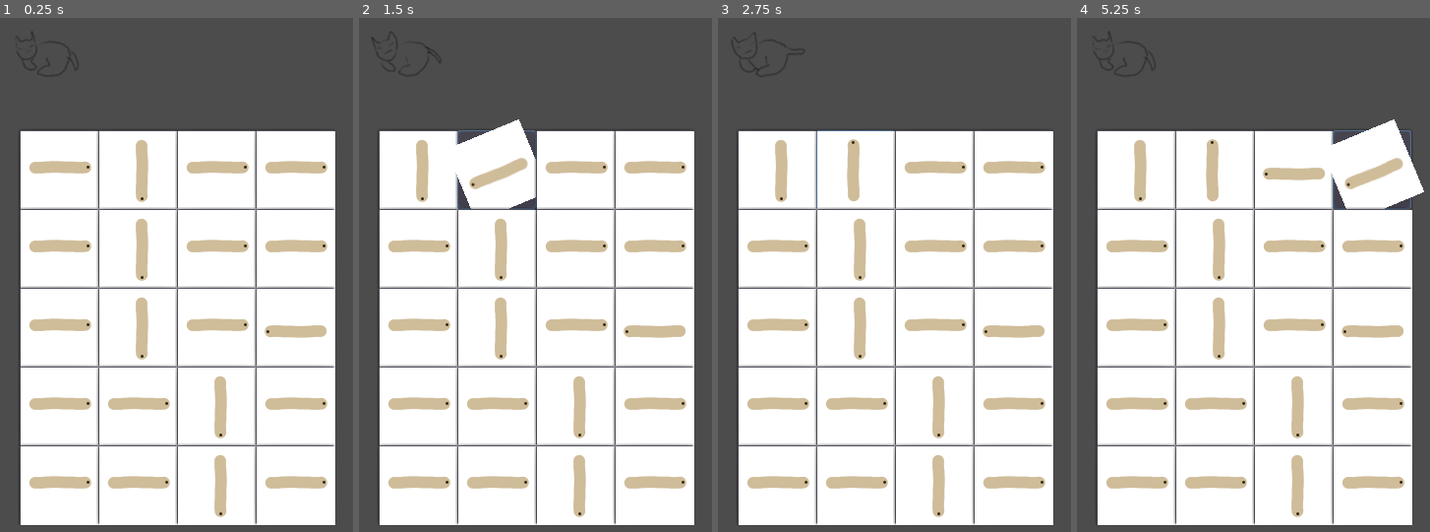
Above: before the commit, frames 1-4 (left to right).
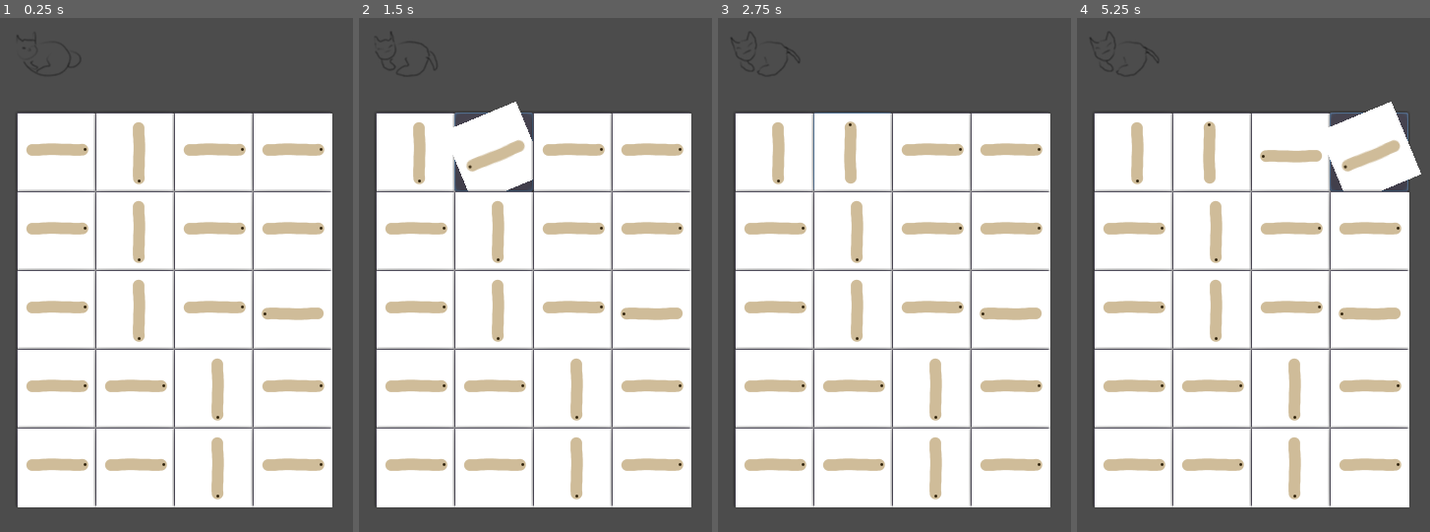
Above: after the commit, the same moments.

Repository: khajer/pipe-game
Game: Godot game, scene res://scenes/Play.tscn
The game is run twice, just before and just after one commit, with the same random seed, the same clock (stepped at 60 frames per second) and the same inputs.
Inputs (mouse positions are in pixels of both pictures, inside the frame that each line leads up to; where the layout moved, square brackets give the same spot in the first picture):
- Up to frame 1 (0.25 s): no input
- Up to frame 2 (1.5 s): click (415, 151) [419, 172] at 0.5 s; click (496, 172) at 1.27 s
- Up to frame 3 (2.75 s): click (852, 151) at 2.02 s
- Up to frame 4 (5.25 s): click (1292, 172) at 2.77 s; click (1288, 151) at 3.52 s; click (1373, 172) at 4.27 s; click (1369, 151) at 5.02 s

The runs differ from the first frame. In frame 1, 29% of the frame differs, in the area x 5-95%, y 2-99%; in frame 2, 29%, in the area x 3-95%, y 3-99%; in frame 3, 28%; in frame 4, 28%.

Commit message:
add new block when block destroy

Diff:
--- a/scenes/BtnBlock.gd
+++ b/scenes/BtnBlock.gd
@@ -29,7 +29,6 @@
 		rotate_block_tween(self.get_child(0), degrees)
 	else:
 		$AnimatedSprite.rotation_degrees = degrees
-#	_set_connect_side()
 
 
 func rotate_block_tween(block, degree):
@@ -58,13 +57,13 @@
 
 #
 
-func move_to(x, y, animate=false):
+func move_to(x, y, animate=false, delay_time=DELAY_TIME_ANIMATE):
 	if !animate:
 		self.rect_position.x = x
 		self.rect_position.y = y
 	else:
 		var tween = Tween.new()
 		add_child(tween)
-		tween.interpolate_property(self, "rect_position", self.rect_position, Vector2(x, y), DELAY_TIME_ANIMATE, Tween.TRANS_LINEAR, Tween.EASE_IN_OUT)
+		tween.interpolate_property(self, "rect_position", self.rect_position, Vector2(x, y), delay_time, Tween.TRANS_LINEAR, Tween.EASE_IN_OUT)
 
 		tween.start()
--- a/scenes/Cat.gd
+++ b/scenes/Cat.gd
@@ -1,11 +1,7 @@
 extends AnimatedSprite
 
-const DELAY_TIME_ANIMATE = 2
-
-# Declare member variables here. Examples:
-# var a = 2
-# var b = "text"
-
+const DELAY_TIME_ANIMATE = 1
+signal wait_to_go_back
 
 # Called when the node enters the scene tree for the first time.
 func _ready():
@@ -27,7 +23,7 @@
 	add_child(tween)
 	tween.interpolate_property(self, "position", self.position, Vector2(self.position.x+dif_x, self.position.y), DELAY_TIME_ANIMATE, Tween.TRANS_LINEAR, Tween.EASE_IN_OUT)
 	tween.start()
-	tween.interpolate_callback(self, DELAY_TIME_ANIMATE, "on_walk_completed")
+	tween.interpolate_callback(self, DELAY_TIME_ANIMATE/2, "on_walk_completed")
 
 
 func on_walk_completed():
@@ -35,13 +31,13 @@
 
 
 func run():
-	var dif_x = 200
+	var dif_x = 300
 	$".".play("run")
 	var tween = Tween.new()
 	add_child(tween)
 	tween.interpolate_property(self, "position", self.position, Vector2(self.position.x+dif_x, self.position.y), DELAY_TIME_ANIMATE*2, Tween.TRANS_LINEAR, Tween.EASE_IN_OUT)
 	tween.start()
-	tween.interpolate_callback(self, DELAY_TIME_ANIMATE*2, "on_run_completed")
+	tween.interpolate_callback(self, DELAY_TIME_ANIMATE, "on_run_completed")
 
 func on_run_completed():
 	goto_after_run()
@@ -54,7 +50,7 @@
 	add_child(tween)
 	tween.interpolate_property(self, "position", self.position, Vector2(self.position.x+dif_x, self.position.y), DELAY_TIME_ANIMATE, Tween.TRANS_LINEAR, Tween.EASE_IN_OUT)
 	tween.start()
-	tween.interpolate_callback(self, DELAY_TIME_ANIMATE, "on_after_run_completed")
+	tween.interpolate_callback(self, DELAY_TIME_ANIMATE/2, "on_after_run_completed")
 
 func on_after_run_completed():
 	catch_fish()
@@ -73,3 +69,4 @@
 
 func wating_to_go_back():
 	self.play("waiting_to_go_back")#
+	emit_signal("wait_to_go_back")
--- a/scenes/Play.gd
+++ b/scenes/Play.gd
@@ -4,8 +4,8 @@
 const MAX_COL = 4
 const MAX_ROW = 5
 const DELAY_TIME = 1
-
-var value_block = []
+const ANIMATE_TIME_BOX_DOWN = 0.2
+
 var block_data = []
 var dynamicTimer: Timer
 var is_go = false
@@ -14,7 +14,7 @@
 
 	test()
 
-	value_block = gen_value_block()
+	var value_block = gen_value_block()
 	create_block(value_block)
 
 	var block_path = find_block_pass_path()
@@ -24,19 +24,12 @@
 		print("not found")
 
 
-
-# Called every frame. 'delta' is the elapsed time since the previous frame.
-#func _process(delta):
-#	pass
-
 func create_block(value_block):
 	print("create_block : ", value_block)
-
 	for r in range (0, MAX_ROW):
 		var row = []
 		for c in range(0, MAX_COL):
 			var block = gen_block( r, c, value_block[r][c].degrees)
-
 			if c == MAX_COL-1:
 				block.is_last_path = true
 
@@ -56,7 +49,6 @@
 	show_data(block_data)
 	show_connect(block_data)
 	show_block_detail(block_data)
-
 
 func show_data(data):
 	for r in range(0, MAX_ROW):
@@ -110,28 +102,24 @@
 #		[0, 0, 90, 0],
 #	]
 
-func gen_block(r, c, block_degree):
-
+func create_button_block(r, c, block_degree):
 	var btn_animate = preload("res://scenes/BtnBlock.tscn").instance()
-
-
-	btn_animate.rect_position.x = c * BLOCK_W + 30
-	btn_animate.rect_position.y = r * BLOCK_W + 220
+	btn_animate.rect_position.x = c * BLOCK_W
+	btn_animate.rect_position.y = r * BLOCK_W
 	btn_animate.blocktype = 0
 	btn_animate.rotation_degrees  = block_degree
 	btn_animate.connect("block_pressed", self, "on_block_pressed")
-
+	$Blocks.add_child(btn_animate)
+	return btn_animate
+
+func gen_block(r, c, block_degree):
 	var block = Block.new(0, block_degree)
-	block.btn_animate = btn_animate
+	block.btn_animate = create_button_block(r, c, block_degree)
 	block.setRowCol(r, c)
 	block.rotation_degrees = block_degree
-	self.add_child(btn_animate)
 
 	return block
 
-func rotate_block_complete():
-	print("rotate_block_complete")
-	pass
 
 func on_block_pressed(r, c, rotation_degrees):
 	print(">>>>[", r, ", ", c, "] < row, col")
@@ -161,7 +149,7 @@
 		else:
 			go_back_home_cat()
 
-#		destroy_path(block_paths)
+		destroy_path(block_paths)
 
 	else:
 		print("not found")
@@ -179,7 +167,6 @@
 			block.is_destroy = true
 			block.btn_animate.get_child(0).play("destroy")
 
-	add_delay_wait_to_destroy()
 
 func add_delay_wait_to_destroy():
 	dynamicTimer = Timer.new()
@@ -187,14 +174,39 @@
 	dynamicTimer.one_shot = true
 
 	dynamicTimer.connect("timeout", self, "animate_all_block")
-	add_child(dynamicTimer)
+
+	if !dynamicTimer.is_inside_tree():
+		add_child(dynamicTimer)
+
 	dynamicTimer.start()
 
 func animate_all_block():
+	print("animate all block")
+	var timerAnimate = Timer.new()
+	timerAnimate.wait_time = ANIMATE_TIME_BOX_DOWN
+	timerAnimate.one_shot = true
+	timerAnimate.connect("timeout", self, "animate_block_completed")
+	if !timerAnimate.is_inside_tree():
+		add_child(timerAnimate)
+	timerAnimate.start()
+
 	for c in MAX_COL:
 		put_down_block(c, block_data)
-		animate_block_on_position()
-
+
+	animate_block_on_position(ANIMATE_TIME_BOX_DOWN)
+
+
+func animate_block_completed():
+	print("create fist row blockdata")
+	for c in range(0, MAX_COL):
+		var rng = RandomNumberGenerator.new()
+		rng.randomize()
+		var random = rng.randi_range(0, 3)
+		var degree = 90 * random
+		print("create block row [0, ",c, "]")
+		block_data[0][c].btn_animate = create_button_block(0, c, degree)
+		print(block_data[0][c].btn_animate.rect_position.x)
+		print(block_data[0][c].btn_animate.rect_position.x)
 
 func put_down_block(col, src_data):
 	var tmp = null
@@ -266,12 +278,12 @@
 
 	return path_all
 
-func animate_block_on_position():
+func animate_block_on_position(delay_time):
 	for row in MAX_ROW:
 		for col in MAX_COL:
 			if !block_data[row][col].is_destroy:
 				if block_data[row][col].btn_animate.rect_position.x != col * BLOCK_W + (BLOCK_W/2) or block_data[row][col].btn_animate.rect_position.y != row * BLOCK_W + (BLOCK_W/2):
-					block_data[row][col].btn_animate.move_to(col * BLOCK_W + (BLOCK_W/2), row * BLOCK_W + (BLOCK_W/2), true)
+					block_data[row][col].btn_animate.move_to(col * BLOCK_W , row * BLOCK_W , true, ANIMATE_TIME_BOX_DOWN)
 			else:
 				block_data[row][col].btn_animate.queue_free()
 
@@ -360,3 +372,8 @@
 	print(data_test[2][0].value=="2")
 	print(data_test[3][0].value=="3")
 	print(data_test[4][0].value=="4")
+
+
+
+func _on_Cat_wait_to_go_back():
+	add_delay_wait_to_destroy()
--- a/scenes/Play.tscn
+++ b/scenes/Play.tscn
@@ -98,6 +98,10 @@
 position = Vector2( 59, 140 )
 frames = SubResource( 1 )
 animation = "idle"
-frame = 5
 playing = true
 script = ExtResource( 42 )
+
+[node name="Blocks" type="Node2D" parent="."]
+position = Vector2( 27, 202 )
+
+[connection signal="wait_to_go_back" from="Cat" to="." method="_on_Cat_wait_to_go_back"]
